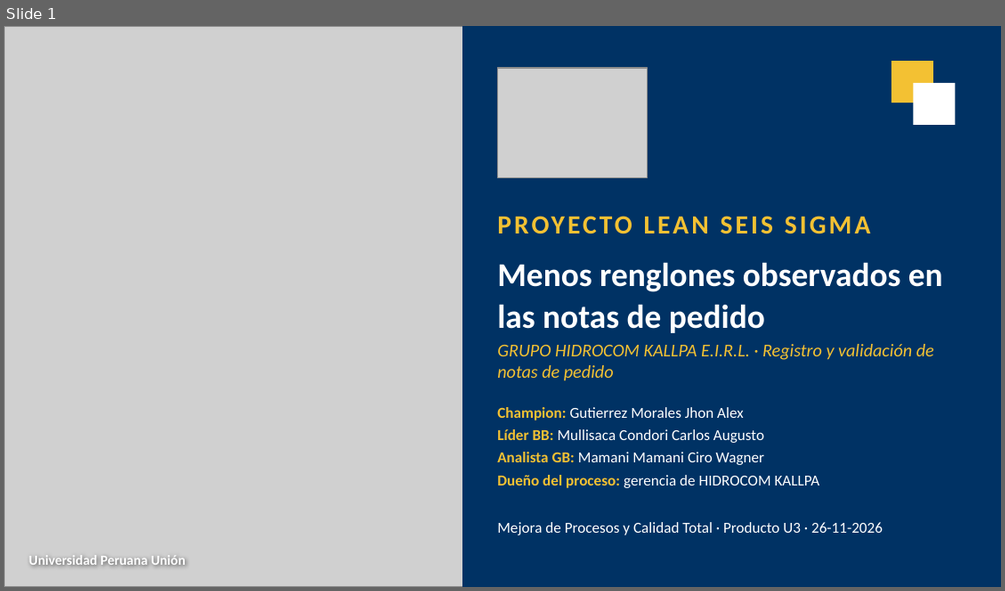
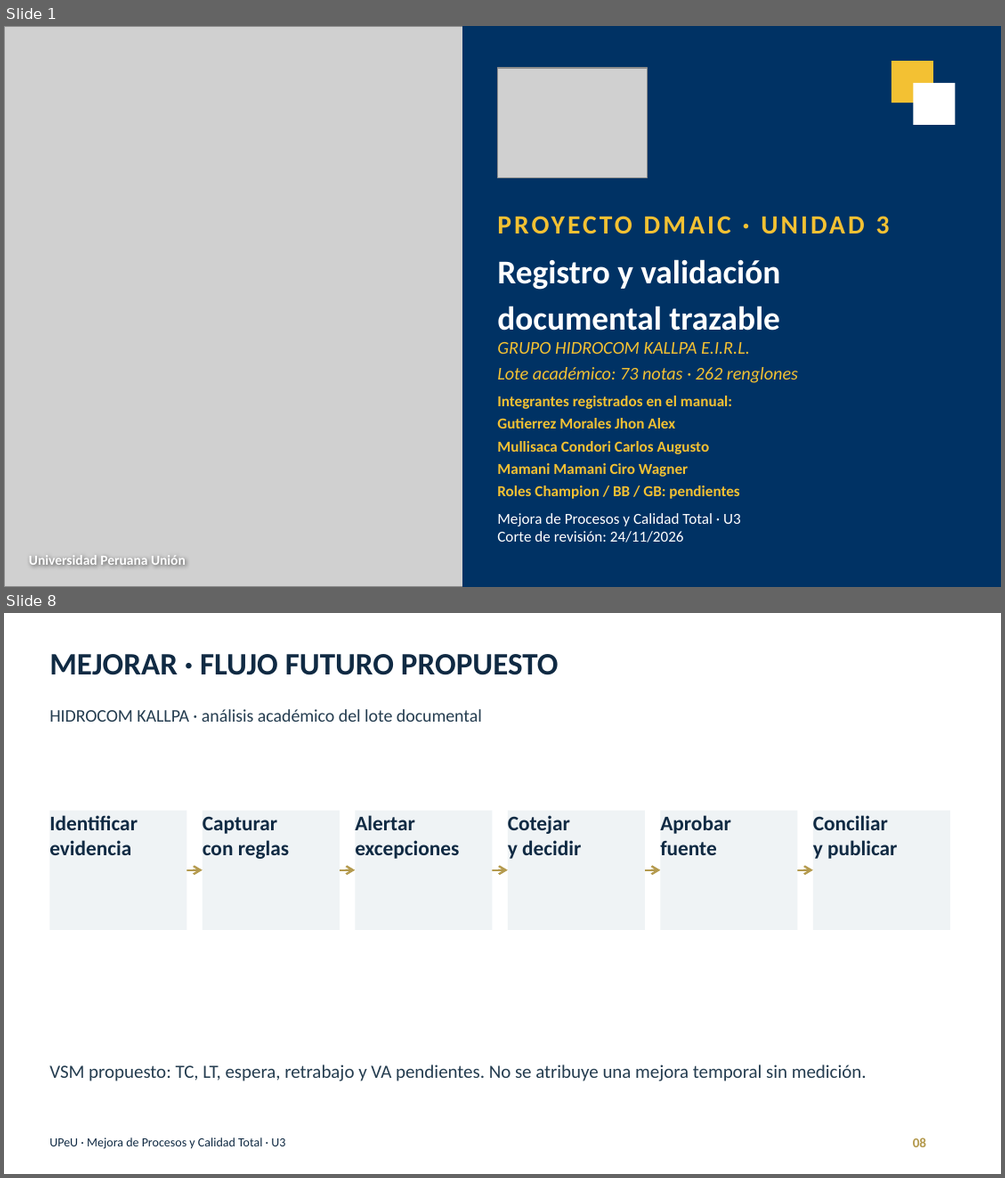
Before and after one commit to Nunclear/hidrocom-mejora-procesos-u3, a slide deck: 04_Producto_Final/U3_Presentacion_HIDROCOM.pptx. Shown one above the other, each under a label of ours: slide 1 before the commit, slides 1 and 8 after it; the slides between them are not shown. The pictures are 1005x591 and 1005x1178 pixels, drawn with LibreOffice and Linux fonts; fonts in the diff are those of the drawing; grey boxes stand for pictures. Boxes give left, top, right and bottom in pixels: in the first picture for what was removed or moved away, otherwise in the second. Text is boxed around its words. In the diff, an @@ line names an element or a change of style, - is before the commit and + after.

Commit message:
Integrar tres paquetes U3 completos, dashboard y validación reproducible

```diff
--- a/04_Producto_Final/U3_Presentacion_HIDROCOM.pptx
+++ b/04_Producto_Final/U3_Presentacion_HIDROCOM.pptx
@@ slide 8 added at bbox=[4, 613, 1001, 1174], background #FFFFFF @@
@@ text added at bbox=[49, 654, 558, 675], 22.5 pt, text #102A43, bold @@
+MEJORAR · FLUJO FUTURO PROPUESTO
@@ text added at bbox=[49, 709, 482, 722], 12.8 pt, text #253D50 @@
+HIDROCOM KALLPA · análisis académico del lote documental
@@ rectangle added at bbox=[50, 811, 187, 930], fill #EFF3F5, 15 pt, text #102A43, bold @@
+Identificar
+evidencia
@@ rectangle added at bbox=[202, 811, 340, 930], fill #EFF3F5, 15 pt, text #102A43, bold @@
+Capturar
+con reglas
@@ rectangle added at bbox=[355, 811, 493, 930], fill #EFF3F5, 15 pt, text #102A43, bold @@
+Alertar
+excepciones
@@ rectangle added at bbox=[508, 811, 645, 930], fill #EFF3F5, 15 pt, text #102A43, bold @@
+Cotejar
+y decidir
@@ rectangle added at bbox=[660, 811, 798, 930], fill #EFF3F5, 15 pt, text #102A43, bold @@
+Aprobar
+fuente
@@ rectangle added at bbox=[812, 811, 950, 930], fill #EFF3F5, 15 pt, text #102A43, bold @@
+Conciliar
+y publicar
@@ arrow added from (186, 870) to (202, 870), #B49A4E 1.5 pt @@
@@ arrow added from (339, 870) to (355, 870), #B49A4E 1.5 pt @@
@@ arrow added from (493, 870) to (508, 870), #B49A4E 1.5 pt @@
@@ arrow added from (645, 870) to (660, 870), #B49A4E 1.5 pt @@
@@ arrow added from (798, 870) to (812, 870), #B49A4E 1.5 pt @@
@@ text added at bbox=[49, 1064, 866, 1081], 13.5 pt, text #253D50 @@
+VSM propuesto: TC, LT, espera, retrabajo y VA pendientes. No se atribuye una mejora temporal sin medición.
@@ text added at bbox=[49, 1137, 285, 1149], 9 pt, text #102A43 @@
+UPeU · Mejora de Procesos y Calidad Total · U3
@@ text added at bbox=[913, 1137, 926, 1147], 9.8 pt, text #B49A4E, bold @@
+08
@@ slide 1 changed as well @@
@@ text at bbox=[876, 216, 890, 234]: text changed @@
-PROYECTO LEAN SEIS SIGMA
+PROYECTO DMAIC · UNIDAD 3
@@ text at bbox=[497, 259, 780, 330]: text changed @@
-Menos renglones observados en las notas de pedido
+Registro y validación
+documental trazable
@@ text at bbox=[497, 342, 798, 383]: text changed @@
-GRUPO HIDROCOM KALLPA E.I.R.L. · Registro y validación de notas de pedido
+GRUPO HIDROCOM KALLPA E.I.R.L.
+Lote académico: 73 notas · 262 renglones
@@ text at bbox=[497, 395, 739, 499]: text changed; text colour #FFFFFF to #F3C133; bold on @@
-Champion: Gutierrez Morales Jhon Alex
-Líder BB: Mullisaca Condori Carlos Augusto
-Analista GB: Mamani Mamani Ciro Wagner
-Dueño del proceso: gerencia de HIDROCOM KALLPA
+Integrantes registrados en el manual:
+Gutierrez Morales Jhon Alex
+Mullisaca Condori Carlos Augusto
+Mamani Mamani Ciro Wagner
+Roles Champion / BB / GB: pendientes
@@ text at bbox=[497, 513, 741, 542]: text changed @@
-Mejora de Procesos y Calidad Total · Producto U3 · 26-11-2026
+Mejora de Procesos y Calidad Total · U3
+Corte de revisión: 24/11/2026
```
Also in this commit, not shown: 11 other slides added, 12 slides removed, 46 other files.
